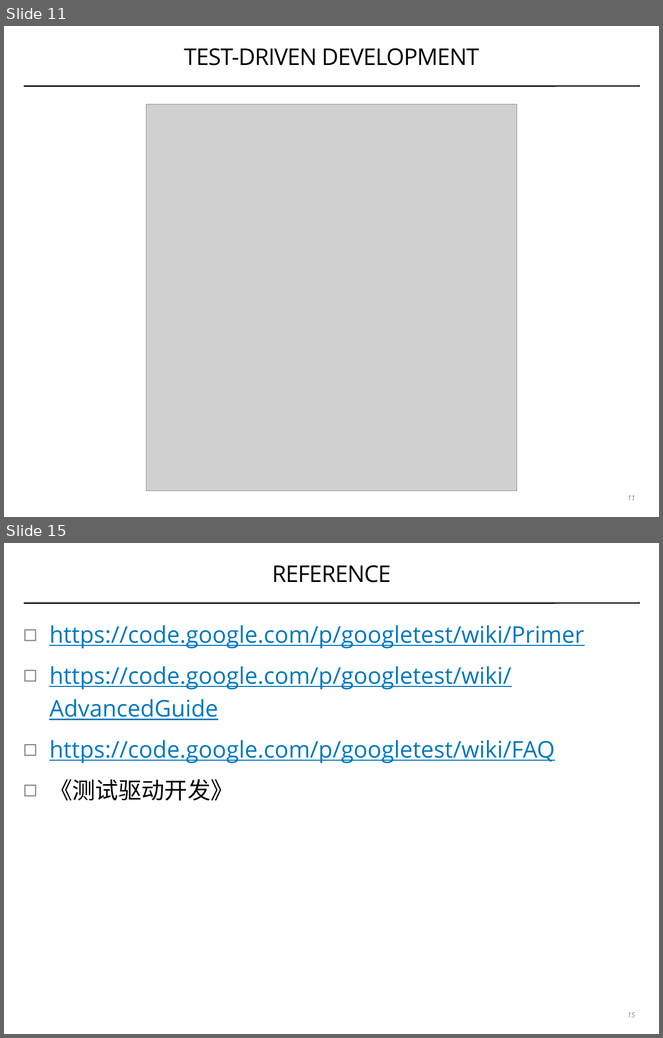
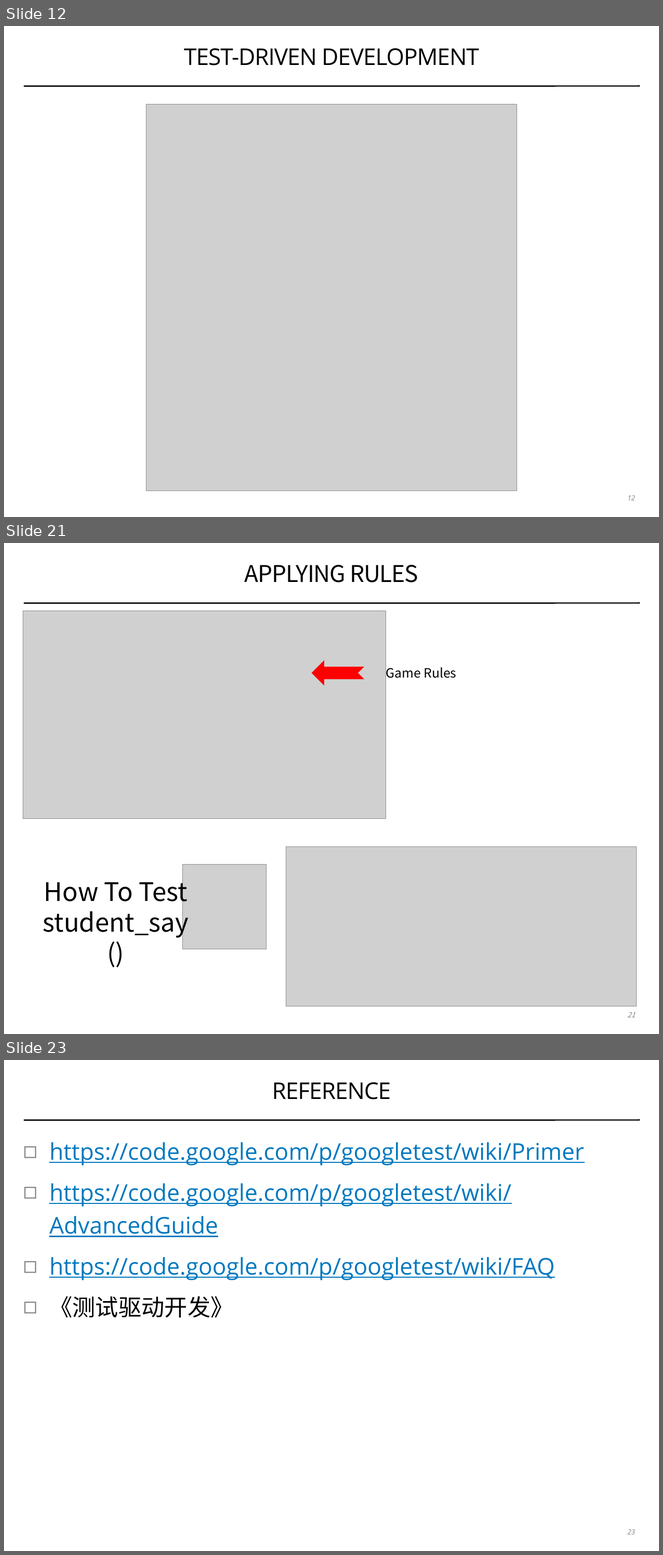
Before and after one commit to coney/c-training, a slide deck: UT/.slides/01-introduction-to-gtest.pptx. Shown one above the other, each under a label of ours: slides 11 and 15 before the commit, slides 12, 21 and 23 after it; the slides between them are not shown. The pictures are 663x1038 and 663x1555 pixels, drawn with LibreOffice and Linux fonts; fonts in the diff are those of the drawing; grey boxes stand for pictures. Boxes give left, top, right and bottom in pixels: in the first picture for what was removed or moved away, otherwise in the second. Text is boxed around its words. In the diff, an @@ line names an element or a change of style, - is before the commit and + after.

```diff
--- a/UT/.slides/01-introduction-to-gtest.pptx
+++ b/UT/.slides/01-introduction-to-gtest.pptx
@@ slide 21 added at [4, 543, 659, 1034], background #FFFFFF; not listed: 1 template element that a slide beside it also shows @@
@@ title added at [245, 565, 418, 583], 36 pt, text #000000 @@
+APPLYING RULES
@@ picture added at [23, 611, 386, 819] @@
@@ notched right arrow added at [312, 661, 364, 686], fill #FF0000 @@
@@ text added at [386, 667, 457, 678], 20 pt, text #000000 @@
+Game Rules
@@ picture added at [286, 847, 637, 1006] @@
@@ picture added at [183, 864, 266, 950] @@
@@ text added at [43, 875, 189, 938], 40 pt, text #000000 @@
+How To Test student_say()
@@ page number added at [627, 1013, 635, 1018], 11 pt, text #808184, italic @@
+21
@@ what was slide 11 is now slide 12 @@
@@ page number at [627, 496, 635, 501]: text changed @@
-11
+12
@@ what was slide 15 is now slide 23 @@
@@ page number at [627, 1530, 635, 1535]: text changed @@
-15
+23
```
Also in this commit, not shown: 6 slides changed, 7 other slides added, 10 other files.
